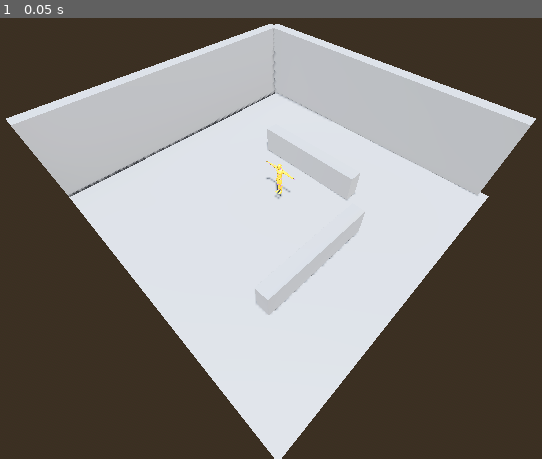
Above: before the commit, frame 1.
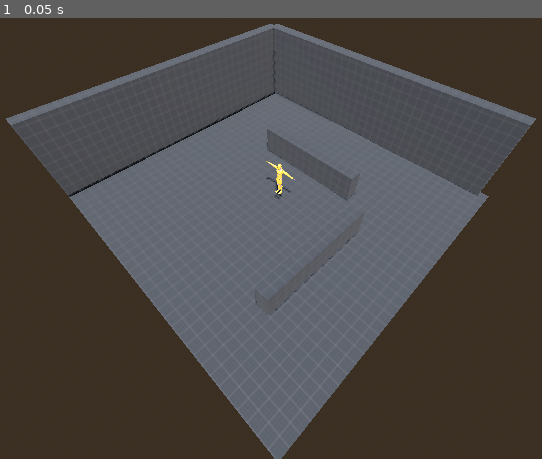
Above: after the commit, the same moment.

Repository: RuffledPlume/GWF-86
Game: Godot game, scene res://levels/lvl_sandbox.tscn
Same seed, same stepped clock (60 frames per second), same inputs: the game is played once before the commit and once after it. The project has no main scene, so this scene is started directly.
Inputs:
- Up to frame 1 (0.05 s): no input

The runs differ from the first frame. In frame 1, 49% of the frame differs, in the area x 1-99%, y 1-100%.

Commit message:
Imported Prototype Texture
Dark Kenny's Texture01

Diff:
--- a/project/prefabs/pf_basic_cube.tscn
+++ b/project/prefabs/pf_basic_cube.tscn
@@ -1,9 +1,17 @@
-[gd_scene load_steps=3 format=3 uid="uid://ctlsostfq5ndw"]
+[gd_scene load_steps=5 format=3 uid="uid://ctlsostfq5ndw"]
+
+[ext_resource type="Texture2D" uid="uid://bjbmq3tun7i37" path="res://textures/texture_01.png" id="1_klvks"]
 
 [sub_resource type="BoxShape3D" id="BoxShape3D_my82y"]
 
+[sub_resource type="StandardMaterial3D" id="StandardMaterial3D_egwjc"]
+albedo_texture = ExtResource("1_klvks")
+uv1_triplanar = true
+uv1_world_triplanar = true
+
 [sub_resource type="BoxMesh" id="BoxMesh_klvks"]
 lightmap_size_hint = Vector2i(14, 21)
+material = SubResource("StandardMaterial3D_egwjc")
 add_uv2 = true
 
 [node name="pf_basic_cube" type="Node3D"]
Binary file added: project/textures/texture_01.png
Not shown, added: project/textures/texture_01.png.import
